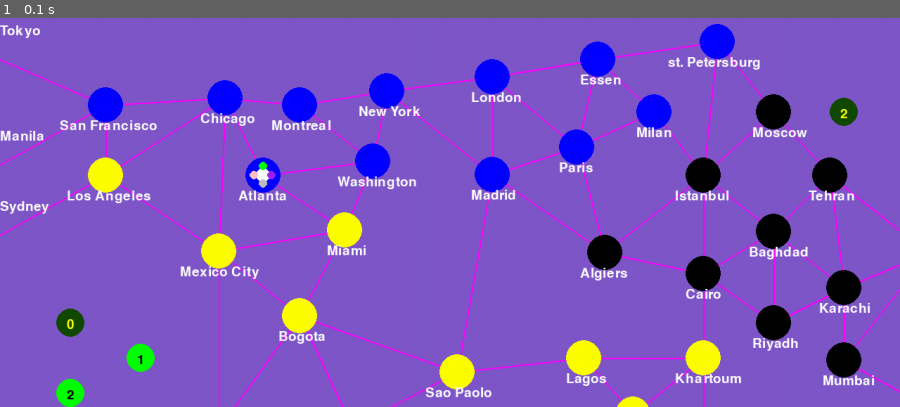
Above: before the commit, frame 1.
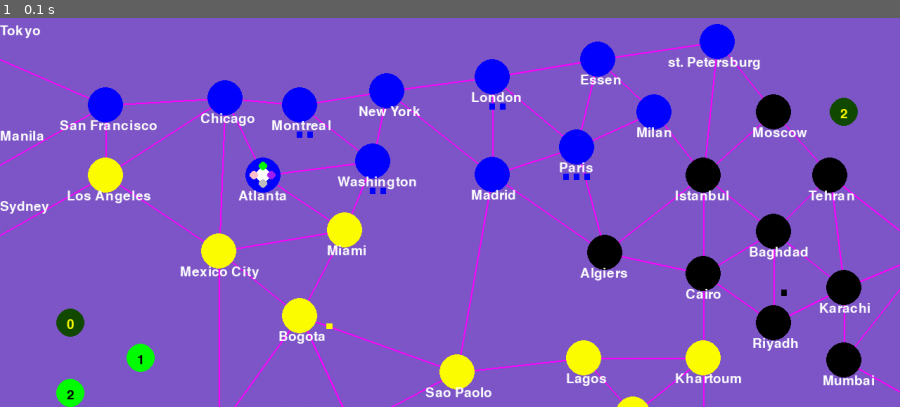
Above: after the commit, the same moment.

Repository: idonacmias/pandemic-pygame
Game: pygame game, started from app.py
Two runs of this game, one before a commit and one after it. Both use one fixed random seed, a clock stepped at 60 frames per second and the inputs below.
Inputs:
- Up to frame 1 (0.1 s): no input

The runs differ from the first frame. In frame 1, 0.1% of the frame differs, in the area x 32-88%, y 21-80%.

Commit message:
add players cards and infactions cards, set_bord now do first infactions, max reserch station, and deasis cube, and player action,  are now constense also first city is import from constens insted of passing as vairable.

Diff:
--- a/app.py
+++ b/app.py
@@ -1,6 +1,6 @@
 import pygame
 import sys
-from data import Player, cities, FIRST_CITY, EventCard, BordState
+from data import Player, cities, FIRST_CITY, EventCard, BordState, ACTION_PER_TURN
 from events import handel_event
 from display import colors_palet, bord_display
 from itertools import cycle
@@ -34,7 +34,7 @@
             if corent_player.actions == 0:
                 print('END_TURN')
                 corent_player = next(cycle_player)
-                corent_player.actions = 4
+                corent_player.actions = ACTION_PER_TURN
 
 
             temp_page = handel_event(event, corent_page, cities, players, corent_player, bord_state)
@@ -54,13 +54,26 @@
 
 
 def set_bord(num_players=2):
-    bord_state = BordState([FIRST_CITY])
+    bord_state = BordState()
     cities[FIRST_CITY].research_station = True
     PLAYER_COLORS = ['GREEN', 'PURPLE', 'GRAY', 'PINK']
     players = [Player(PLAYER_COLORS[i]) for i in range(num_players)]
-
+    first_infaction(bord_state)
     return players, bord_state
 
 
+def first_infaction(bord_state):
+    for num_disease_cubes in range(1, 4):
+        infected_cards = bord_state.infaction_cards[:3]
+        bord_state.infaction_cards = bord_state.infaction_cards[3:]
+        bord_state.infaction_discard_cards += infected_cards
+        for city in infected_cards:
+            infect_city(city, num_disease_cubes)
+
+    print(bord_state)
+
+def infect_city(city, num_disease_cubes=1):
+    city.disease_cubes[city.color - 1] = num_disease_cubes
+
 if __name__ == '__main__':
     main()
--- a/data/BordState.py
+++ b/data/BordState.py
@@ -1,14 +1,25 @@
 import pygame
 from dataclasses import dataclass, field
-
-
+from .cities import cities
+from .constances import FIRST_CITY, MAX_RESEARCH_STATION, MAX_DISEASE_CUBE
+from random import shuffle
 
 
 @dataclass
 class BordState:
     outbreack  = 0
     cure  = [0] * 4
-    disease_cube = [24] * 4
+    disease_cube = [MAX_DISEASE_CUBE] * 4
     infaction_rate = 0
-    num_research_station = 5
-    research_stations : list
+    num_research_station = MAX_RESEARCH_STATION - 1
+    research_stations = [FIRST_CITY]
+    player_discard_cards = []
+    infaction_discard_cards  = []
+    player_cards = [city for city in cities.values()]
+    infaction_cards = [city for city in cities.values()]
+
+    shuffle(player_cards)
+    shuffle(infaction_cards)
+
+    # def __str__(self):
+        # return str([val  keyfor val, key in enumerate(self):
--- a/data/constances.py
+++ b/data/constances.py
@@ -1,2 +1,4 @@
 FIRST_CITY = 'Atlanta'
 ACTION_PER_TURN = 4
+MAX_DISEASE_CUBE = 24
+MAX_RESEARCH_STATION = 6
